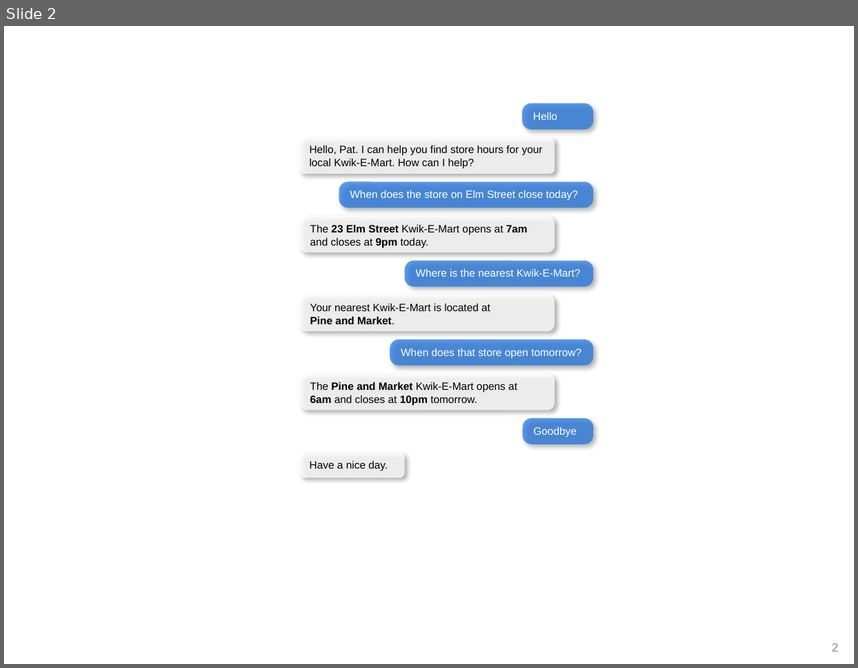
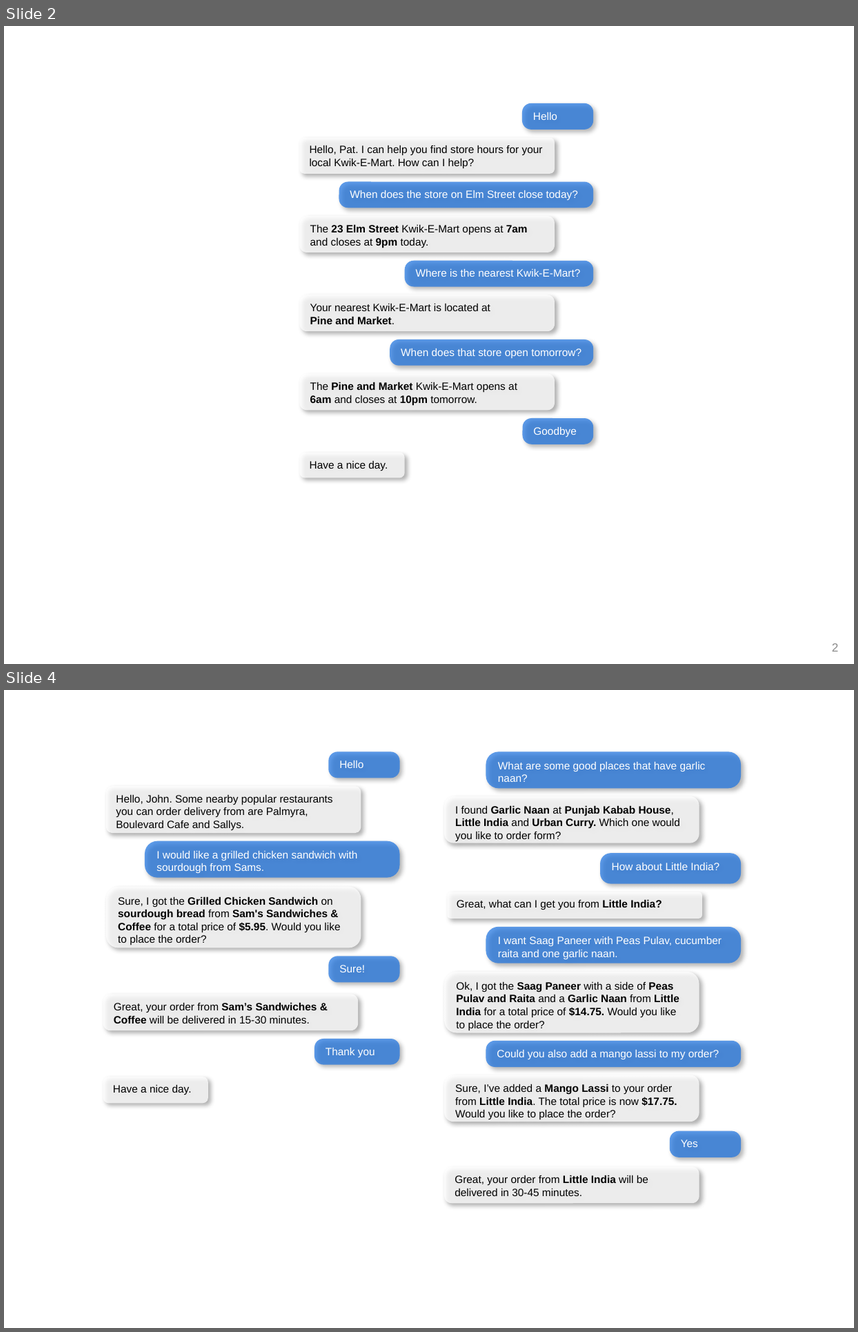
Before and after one commit to cisco/mindmeld, a slide deck: docs/source/images/images.pptx. Shown one above the other, each under a label of ours: slide 2 before the commit, slides 2 and 4 after it; the slides between them are not shown. The pictures are 858x668 and 858x1332 pixels, drawn with LibreOffice and Linux fonts; fonts in the diff are those of the drawing. Boxes give left, top, right and bottom in pixels: in the first picture for what was removed or moved away, otherwise in the second. Text is boxed around its words. In the diff, an @@ line names an element or a change of style, - is before the commit and + after.

```diff
--- a/docs/source/images/images.pptx
+++ b/docs/source/images/images.pptx
@@ slide 4 added at [4, 690, 854, 1328], background #FFFFFF @@
@@ rounded rectangle added at [329, 752, 400, 778], fill #1C73E1 at 71% opacity, 9 pt, text #FFFFFF @@
+Hello
@@ rounded rectangle added at [486, 752, 741, 789], fill #1C73E1 at 71% opacity, 9 pt, text #FFFFFF @@
+What are some good places that have garlic naan?
@@ rounded rectangle added at [106, 786, 361, 833], fill #FFFFFF at 76% opacity, 9 pt, text #000000 @@
+Hello, John. Some nearby popular restaurants you can order delivery from are Palmyra, Boulevard Cafe and Sallys.
@@ rounded rectangle added at [444, 796, 700, 843], fill #FFFFFF at 76% opacity, 9 pt, text #000000, bold @@
+I found Garlic Naan at Punjab Kabab House, Little India and Urban Curry. Which one would you like to order form?
@@ rounded rectangle added at [145, 841, 400, 878], fill #1C73E1 at 71% opacity, 9 pt, text #FFFFFF @@
+I would like a grilled chicken sandwich with sourdough from Sams.
@@ rounded rectangle added at [600, 854, 741, 884], fill #1C73E1 at 71% opacity, 9 pt, text #FFFFFF @@
+How about Little India?
@@ rounded rectangle added at [106, 887, 361, 947], fill #FFFFFF at 76% opacity, 9 pt, text #000000 @@
+Sure, I got the Grilled Chicken Sandwich on sourdough bread from Sam's Sandwiches & Coffee for a total price of $5.95. Would you like to place the order?
@@ rounded rectangle added at [447, 892, 702, 918], fill #FFFFFF at 76% opacity, 9 pt, text #000000 @@
+Great, what can I get you from Little India?
@@ rounded rectangle added at [486, 926, 741, 963], fill #1C73E1 at 71% opacity, 9 pt, text #FFFFFF @@
+I want Saag Paneer with Peas Pulav, cucumber raita and one garlic naan.
@@ rounded rectangle added at [329, 956, 400, 983], fill #1C73E1 at 71% opacity, 9 pt, text #FFFFFF @@
+Sure!
@@ rounded rectangle added at [444, 972, 700, 1032], fill #FFFFFF at 76% opacity, 9 pt, text #000000 @@
+Ok, I got the Saag Paneer with a side of Peas Pulav and Raita and a Garlic Naan from Little India for a total price of $14.75. Would you like to place the order?
@@ rounded rectangle added at [103, 994, 359, 1030], fill #FFFFFF at 76% opacity, 9 pt, text #000000 @@
+Great, your order from Sam’s Sandwiches & Coffee will be delivered in 15-30 minutes.
@@ rounded rectangle added at [314, 1038, 399, 1065], fill #1C73E1 at 71% opacity, 9 pt, text #FFFFFF @@
+Thank you
@@ rounded rectangle added at [486, 1041, 741, 1067], fill #1C73E1 at 71% opacity, 9 pt, text #FFFFFF @@
+Could you also add a mango lassi to my order?
@@ rounded rectangle added at [103, 1077, 209, 1103], fill #FFFFFF at 76% opacity, 9 pt, text #000000 @@
+Have a nice day.
@@ rounded rectangle added at [444, 1074, 700, 1121], fill #FFFFFF at 76% opacity, 9 pt, text #000000 @@
+Sure, I’ve added a Mango Lassi to your order from Little India. The total price is now $17.75. Would you like to place the order?
@@ rounded rectangle added at [670, 1130, 741, 1156], fill #1C73E1 at 71% opacity, 9 pt, text #FFFFFF @@
+Yes
@@ rounded rectangle added at [444, 1166, 700, 1203], fill #FFFFFF at 76% opacity, 9 pt, text #000000 @@
+Great, your order from Little India will be delivered in 30-45 minutes.
```
Also in this commit, not shown: 1 slide changed, 5 other slides added, 5 other files.
